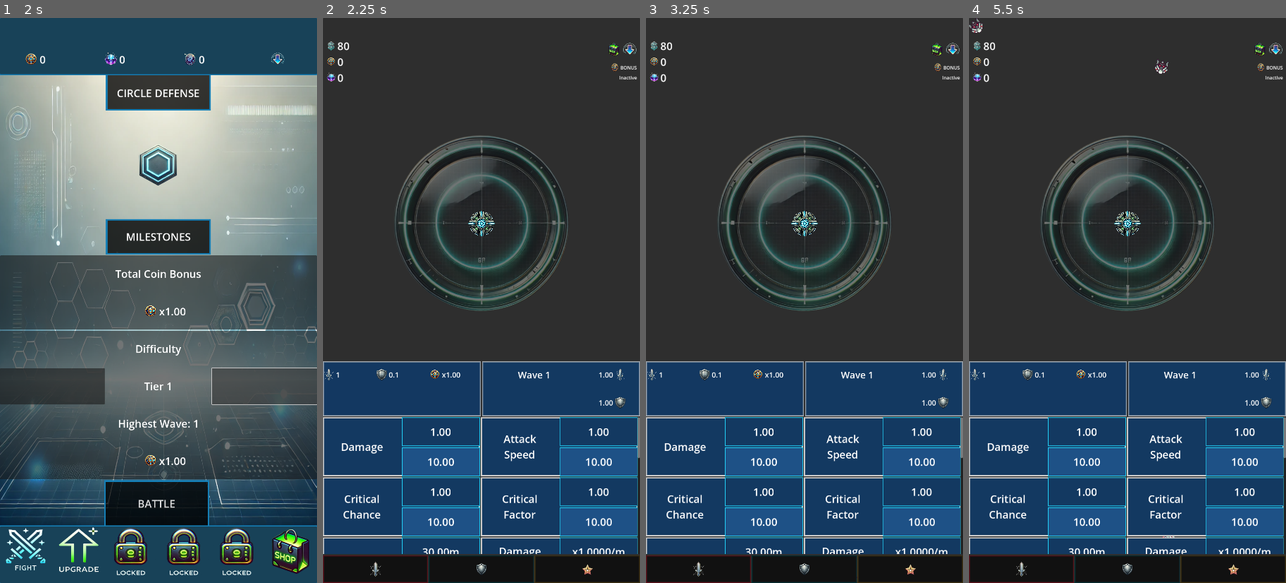
Above: before the commit, frames 1-4 (left to right).
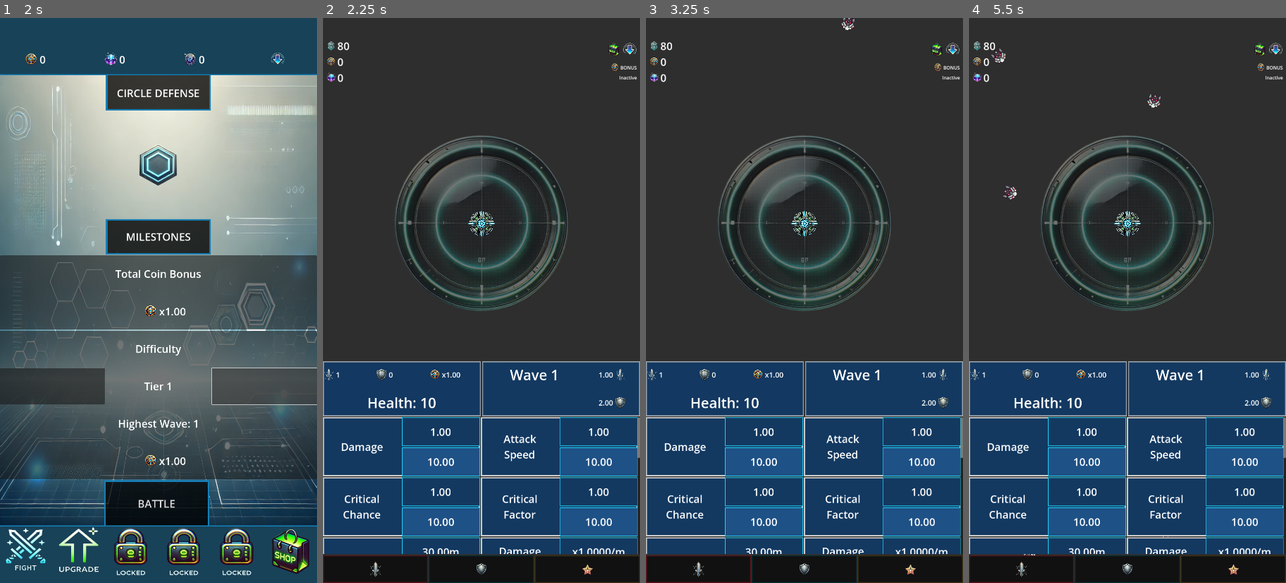
Above: after the commit, the same moments.

Repository: ascyrax/circle-defence
Game: Godot game, scene res://main.tscn
Two runs of this game, one before a commit and one after it. Both use one fixed random seed, a clock stepped at 60 frames per second and the inputs below.
Inputs (mouse positions are in pixels of both pictures, inside the frame that each line leads up to):
- Up to frame 1 (2 s): click (53, 385) at 0.5 s; click (263, 385) at 1.25 s
- Up to frame 2 (2.25 s): click "BATTLE" at 2 s
- Up to frame 3 (3.25 s): tap Enter at 2.75 s; move the mouse to (874, 272) at 2.77 s; click (874, 272) at 2.92 s
- Up to frame 4 (5.5 s): move the mouse to (1064, 328) at 3.52 s; click (1064, 328) at 3.67 s; move the mouse to (1159, 176) at 4.27 s; click (1159, 176) at 4.42 s; move the mouse to (1111, 413) at 5.02 s; click (1111, 413) at 5.17 s

Frame 1 is identical in both runs. In frame 2, 0.3% of the frame differs, in the area x 14-89%, y 62-70%; in frame 3, 0.4%; in frame 4, 0.7%, in the area x 0-89%, y 0-96%.

Commit message:
gameplay page: resource, wave, shooter data is visible & handle updates

Diff:
--- a/enemy.gd
+++ b/enemy.gd
@@ -5,7 +5,7 @@
 var shooterContainerPosition : Vector2
 var _health: float = 1.0
 var _healthDuringBulletSpawn: float = 1.0
-var damage: float = 1.0
+var _damage: float = 1.0
 var shooterSpriteSize = Vector2(0.0,0.0)
 var enemySpriteSize = Vector2(0.0,0.0)
 var cashValue = 1.0 # cash gained when this enemy dies
@@ -23,13 +23,13 @@
 	direction = (shooterContainerPosition - position).normalized()
 	var distance = global_position.distance_to(shooterContainerPosition)
 	# both x & y are scaled to the same value, & the original image was also of the almost equal x & t
-	if(distance > shooterSpriteSize.x/2.0 + enemySpriteSize.x/2.0):
+	if(distance + 10 > shooterSpriteSize.x/2.0 + enemySpriteSize.x/2.0):
 		position += direction * speed * delta
-		#TODO this position update can bring the enemy closer to where we wanna stop it
-		# because it could update its position such that the new distance is < shooterSpriteSize + enemySpriteSize
+	#TODO this position update can bring the enemy closer to where we wanna stop it
+	# because it could update its position such that the new distance is < shooterSpriteSize + enemySpriteSize
 
 func _update_enemy_values(unusedValue: float):
-	damage = GlobalData.get_enemy_damage()
+	_damage = GlobalData.get_enemy_damage()
 	_health = GlobalData.get_enemy_health()
 	_healthDuringBulletSpawn = _health
 	cashValue = GlobalData.get_enemy_cash_value()
@@ -80,3 +80,6 @@
 
 func get_current_enemy_health():
 	return _healthDuringBulletSpawn
+
+func get_current_enemy_damage():
+	return _damage
--- a/gamePlay.gd
+++ b/gamePlay.gd
@@ -8,6 +8,40 @@
 var enemySpawnInterval: float = GlobalData.get_enemy_spawn_interval()
 var shooterGlobalPosition
 var shooterSpriteSize = Vector2(0.0, 0.0)
+#var _temp = _update_shooter_data()
+#var _temp2 = _update_resources()
+#var _temp3 = _update_wave_data()
+#var _waveNumber:int = 1
+
+func _update_shooter_data(value: float):
+	var _health = GlobalData.get_health()
+	var _damage = GlobalData.get_damage()
+	var _healthRegeneration = GlobalData.get_health_regeneration()
+	#var _coinMultiplier = GlobalData.get_coin_multiplier() # based on difficulty level
+
+	var _healthLabel = $Panel/VBoxContainer/Details/Player/PlayerDetails/Control/Label as Label
+	_healthLabel.text = "Health: " + str(_health)
+
+	var _damageLabel = $Panel/VBoxContainer/Details/Player/PlayerDetails/HBoxContainer/Damage/Value as Label
+	_damageLabel.text = str(_damage)
+
+	var _healthRegenerationLabel = $Panel/VBoxContainer/Details/Player/PlayerDetails/HBoxContainer/Regeneration/Value as Label
+	_healthRegenerationLabel.text = str(_healthRegeneration)
+
+func _update_wave_data(value: float):
+	var _waveNumber = GlobalData.get_wave_number()
+	var _enemyDamage = GlobalData.get_enemy_damage()
+	var _enemyHealth = GlobalData.get_enemy_health()
+
+	var _waveNumberLabel = $Panel/VBoxContainer/Details/Wave/WaveDetails/Wave/WaveNo as Label
+	var _enemyDamageLabel = $Panel/VBoxContainer/Details/Wave/WaveDetails/Enemy/Attack/Value as Label
+	var _enemyHealthLabel = $Panel/VBoxContainer/Details/Wave/WaveDetails/Enemy/Health/Value as Label
+
+	_waveNumberLabel.text  = "Wave " + str(_waveNumber)
+	_enemyDamageLabel.text = str("%.2f" % _enemyDamage)
+	_enemyHealthLabel.text = str("%.2f" % _enemyHealth)
+
+
 
 func _ready() -> void:
 	# Defer the size calculation to ensure layout is finalized
@@ -17,10 +51,16 @@
 	call_deferred("_render_attack_upgrades")
 
 	call_deferred("_update_resources")
+	call_deferred("_update_shooter_data", 0.0)
+	call_deferred("_update_wave_data", 0.0)
 	# connect to the global_data.gd (GlobalData) script for global values
 	GlobalData.cash_value_updated.connect(_update_cash_value)
 	GlobalData.coin_value_updated.connect(_update_coin_value)
 	GlobalData.gem_value_updated.connect(_update_gem_value)
+
+	GlobalData.attack_upgrade_values_updated.connect(_update_shooter_data)
+	GlobalData.defense_upgrade_values_updated.connect(_update_shooter_data)
+
 
 func _process(delta: float) -> void:
 	pass
--- a/gamePlay.tscn
+++ b/gamePlay.tscn
@@ -7,8 +7,8 @@
 [ext_resource type="Texture2D" uid="uid://cji3iguujymve" path="res://art/shopNoBg.png" id="5_ktxhp"]
 [ext_resource type="Texture2D" uid="uid://d2wawuxpe7yre" path="res://art/dropdownNoBg.png" id="6_i4elw"]
 [ext_resource type="Texture2D" uid="uid://dab6v7qh8jrbw" path="res://art/menuIcons/attackNoBg.png" id="9_3op3i"]
+[ext_resource type="AudioStream" uid="uid://cx6g5lvf1xl32" path="res://music/toofan.mp3" id="10_83u3h"]
 [ext_resource type="Texture2D" uid="uid://db8pvuymvargn" path="res://art/menuIcons/defenseNoBg.png" id="10_jb71w"]
-[ext_resource type="AudioStream" uid="uid://8n6oh3ovg2th" path="res://music/abyss.mp3" id="10_q5q26"]
 [ext_resource type="Texture2D" uid="uid://dntv0ifkwehxi" path="res://art/menuIcons/specialNoBg.png" id="11_m7p7c"]
 
 [sub_resource type="StyleBoxFlat" id="StyleBoxFlat_f4xab"]
@@ -234,11 +234,11 @@
 layout_mode = 2
 size_flags_vertical = 3
 
-[node name="Attack" type="HBoxContainer" parent="Panel/VBoxContainer/Details/Player/PlayerDetails/HBoxContainer"]
-layout_mode = 2
-size_flags_horizontal = 3
-
-[node name="Icon" type="TextureRect" parent="Panel/VBoxContainer/Details/Player/PlayerDetails/HBoxContainer/Attack"]
+[node name="Damage" type="HBoxContainer" parent="Panel/VBoxContainer/Details/Player/PlayerDetails/HBoxContainer"]
+layout_mode = 2
+size_flags_horizontal = 3
+
+[node name="Icon" type="TextureRect" parent="Panel/VBoxContainer/Details/Player/PlayerDetails/HBoxContainer/Damage"]
 custom_minimum_size = Vector2(40, 40)
 layout_mode = 2
 size_flags_horizontal = 4
@@ -246,7 +246,7 @@
 texture = ExtResource("9_3op3i")
 expand_mode = 1
 
-[node name="Value" type="Label" parent="Panel/VBoxContainer/Details/Player/PlayerDetails/HBoxContainer/Attack"]
+[node name="Value" type="Label" parent="Panel/VBoxContainer/Details/Player/PlayerDetails/HBoxContainer/Damage"]
 layout_mode = 2
 size_flags_horizontal = 3
 size_flags_vertical = 1
@@ -254,11 +254,11 @@
 text = "1"
 vertical_alignment = 1
 
-[node name="Regenaration" type="HBoxContainer" parent="Panel/VBoxContainer/Details/Player/PlayerDetails/HBoxContainer"]
-layout_mode = 2
-size_flags_horizontal = 3
-
-[node name="Icon" type="TextureRect" parent="Panel/VBoxContainer/Details/Player/PlayerDetails/HBoxContainer/Regenaration"]
+[node name="Regeneration" type="HBoxContainer" parent="Panel/VBoxContainer/Details/Player/PlayerDetails/HBoxContainer"]
+layout_mode = 2
+size_flags_horizontal = 3
+
+[node name="Icon" type="TextureRect" parent="Panel/VBoxContainer/Details/Player/PlayerDetails/HBoxContainer/Regeneration"]
 custom_minimum_size = Vector2(40, 40)
 layout_mode = 2
 size_flags_horizontal = 4
@@ -266,7 +266,7 @@
 texture = ExtResource("10_jb71w")
 expand_mode = 1
 
-[node name="Value" type="Label" parent="Panel/VBoxContainer/Details/Player/PlayerDetails/HBoxContainer/Regenaration"]
+[node name="Value" type="Label" parent="Panel/VBoxContainer/Details/Player/PlayerDetails/HBoxContainer/Regeneration"]
 layout_mode = 2
 size_flags_horizontal = 3
 size_flags_vertical = 1
@@ -298,6 +298,18 @@
 layout_mode = 2
 size_flags_vertical = 3
 
+[node name="Label" type="Label" parent="Panel/VBoxContainer/Details/Player/PlayerDetails/Control"]
+layout_mode = 1
+anchors_preset = 15
+anchor_right = 1.0
+anchor_bottom = 1.0
+grow_horizontal = 2
+grow_vertical = 2
+theme_override_font_sizes/font_size = 48
+text = "Health"
+horizontal_alignment = 1
+vertical_alignment = 1
+
 [node name="Wave" type="Panel" parent="Panel/VBoxContainer/Details"]
 layout_mode = 2
 size_flags_horizontal = 3
@@ -321,7 +333,7 @@
 [node name="WaveNo" type="Label" parent="Panel/VBoxContainer/Details/Wave/WaveDetails/Wave"]
 layout_mode = 2
 size_flags_vertical = 3
-theme_override_font_sizes/font_size = 32
+theme_override_font_sizes/font_size = 48
 text = "Wave 1"
 horizontal_alignment = 1
 vertical_alignment = 1
@@ -459,7 +471,7 @@
 [node name="EnemySpawner" type="Node2D" parent="Panel/VBoxContainer"]
 
 [node name="BackGroundMusic" type="AudioStreamPlayer2D" parent="Panel/VBoxContainer"]
-stream = ExtResource("10_q5q26")
+stream = ExtResource("10_83u3h")
 autoplay = true
 parameters/looping = true
 
--- a/global_data.gd
+++ b/global_data.gd
@@ -4,11 +4,12 @@
 var _cashValue = _INITIAL_CASH_VALUE
 var _coinValue = 0.0
 var _gemValue = 0.0
+var _waveNumber = 1
 
 #var _touchActive = false
 
 # enemy data
-var _enemySpawnInterval = 1.0
+var _enemySpawnInterval = 0.5
 var _enemyHealth = 2.0
 var _enemyDamage = 1.0
 var _enemyCashValue = 1.0
@@ -72,6 +73,8 @@
 #func update_touch_active_value(val : bool):
 	#_touchActive = val
 
+func get_wave_number():
+	return _waveNumber
 
 func get_cash_value():
 	return _cashValue
@@ -81,6 +84,9 @@
 
 func get_gem_value():
 	return _gemValue
+
+func update_wave_number(value: int):
+	_waveNumber += value
 
 func update_cash_value(value: float):
 	_cashValue += value
@@ -207,6 +213,28 @@
 func get_coins_per_wave_upgrade_cost():
 	return _coinsPerWaveUpgradeCost
 
+
+
+
+
+
+
+
+
+
+
+
+
+
+
+
+
+
+
+
+
+
+
 func update_damage(value: float):
 	_damage += value
 	attack_upgrade_values_updated.emit(_damage)
--- a/shooter.gd
+++ b/shooter.gd
@@ -78,3 +78,9 @@
 		bulletSpawnTimer.wait_time = 1.0 / _attackSpeed
 	else:
 		bulletSpawnTimer.wait_time = 10.0 # INFINITY
+
+func _on_enemy_hit(area: Area2D):
+	if(area.get_parent().is_in_group("enemies")):
+		var enemy = area.get_parent()
+		GlobalData.update_health(-enemy.get_current_enemy_damage())
+		#enemy.queue_free()
--- a/shooter.tscn
+++ b/shooter.tscn
@@ -5,7 +5,7 @@
 [ext_resource type="Texture2D" uid="uid://b5mxrs4ae0qfy" path="res://art/attackRangeNoBg.png" id="2_kv71a"]
 
 [sub_resource type="CircleShape2D" id="CircleShape2D_7iicy"]
-radius = 50.0
+radius = 70.0
 
 [sub_resource type="CircleShape2D" id="CircleShape2D_ng7lw"]
 radius = 300.0
@@ -32,4 +32,5 @@
 z_index = -1
 texture = ExtResource("2_kv71a")
 
+[connection signal="area_entered" from="Shooter" to="." method="_on_enemy_hit"]
 [connection signal="area_entered" from="Range" to="." method="_enemy_in_shooting_radius"]
Not shown, added: music/toofan.mp3.import
Not shown, added: music/toofan.mp3
